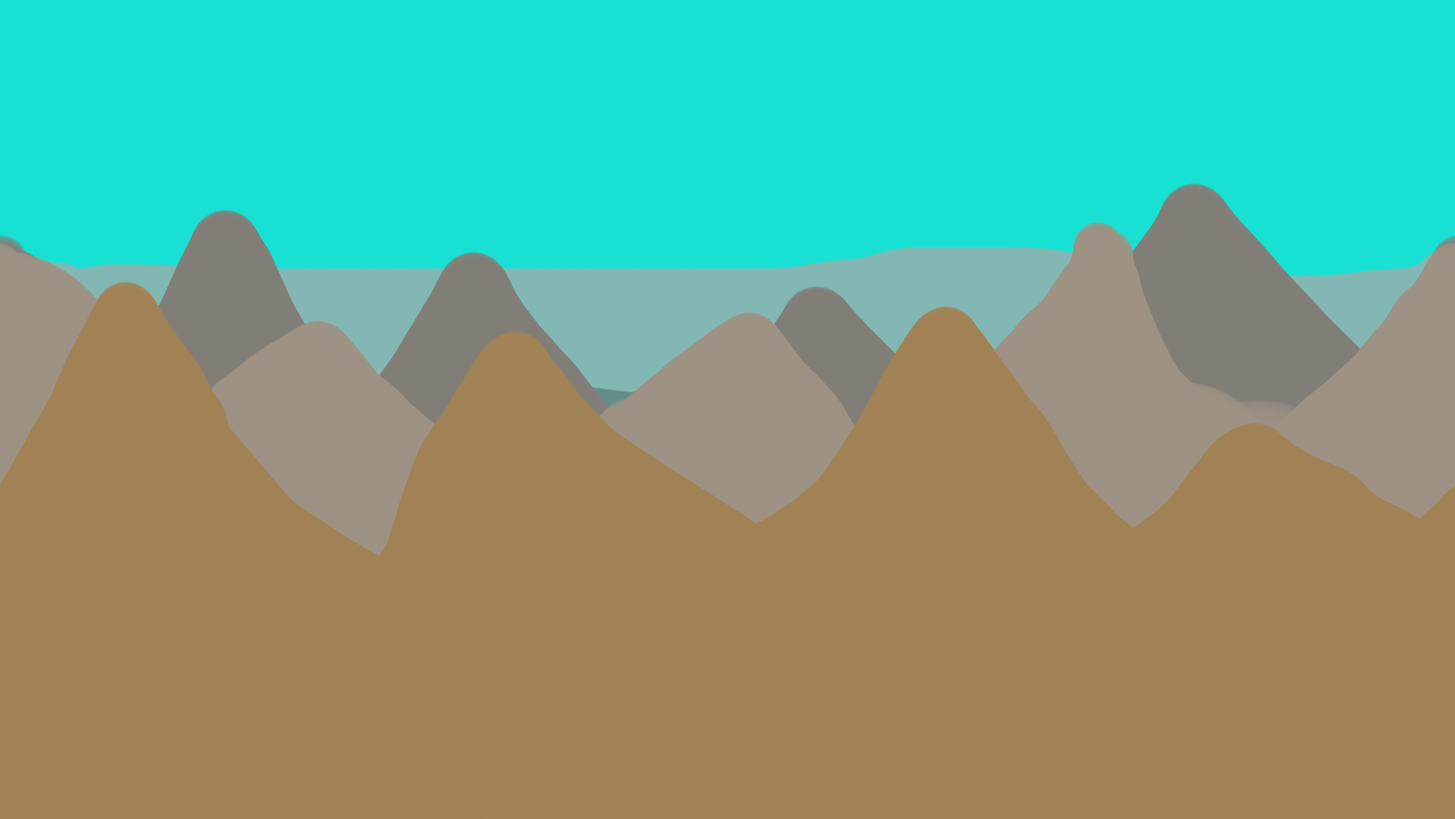
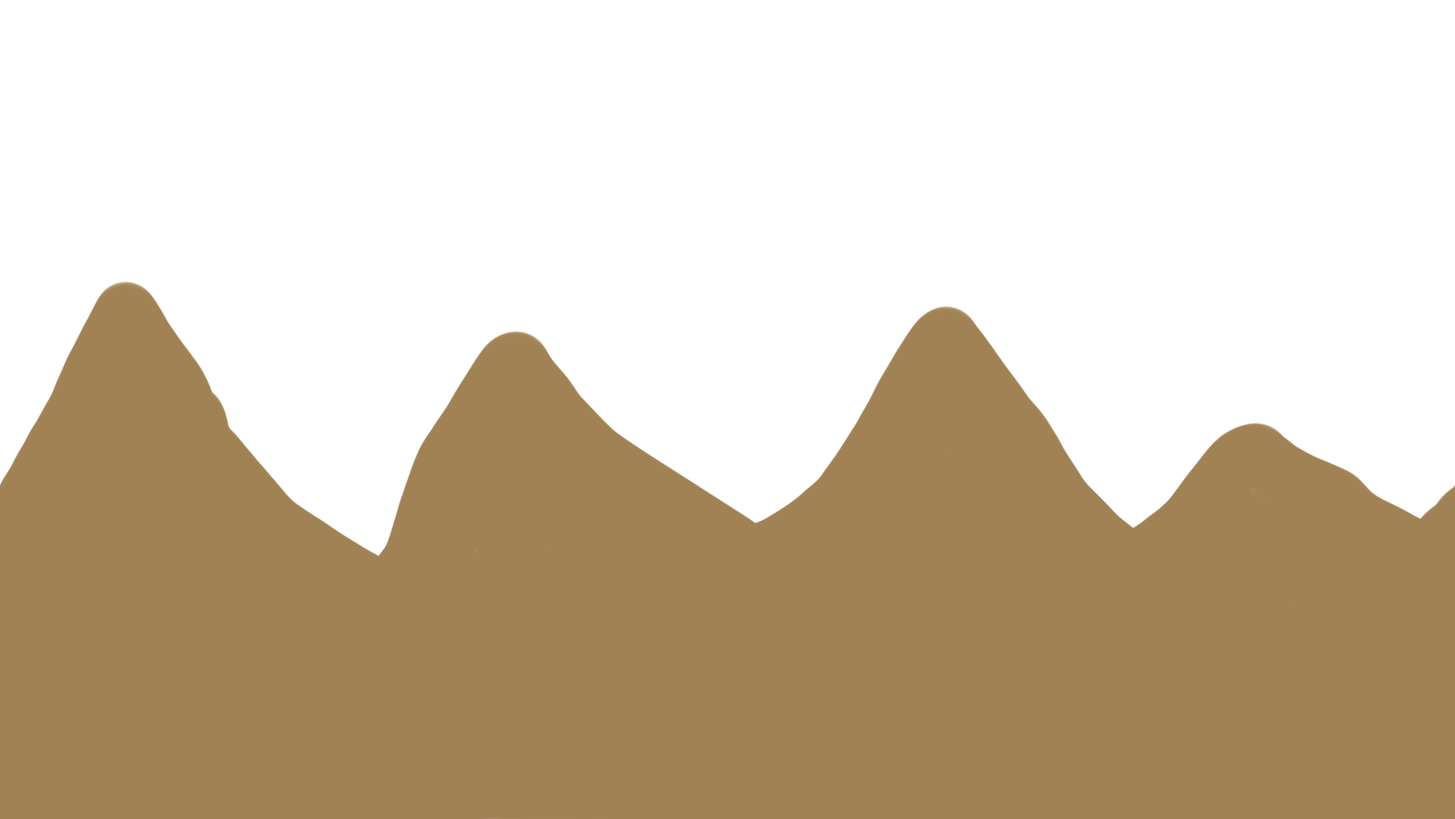
The second 1455x819 image is a revision of the first. Changes to its layers:
hid "Mid" over (x1=0, y1=220, x2=1455, y2=819)
hid "Far" over (x1=0, y1=181, x2=1455, y2=819)
hid "Background" over (x1=0, y1=0, x2=1455, y2=819)
